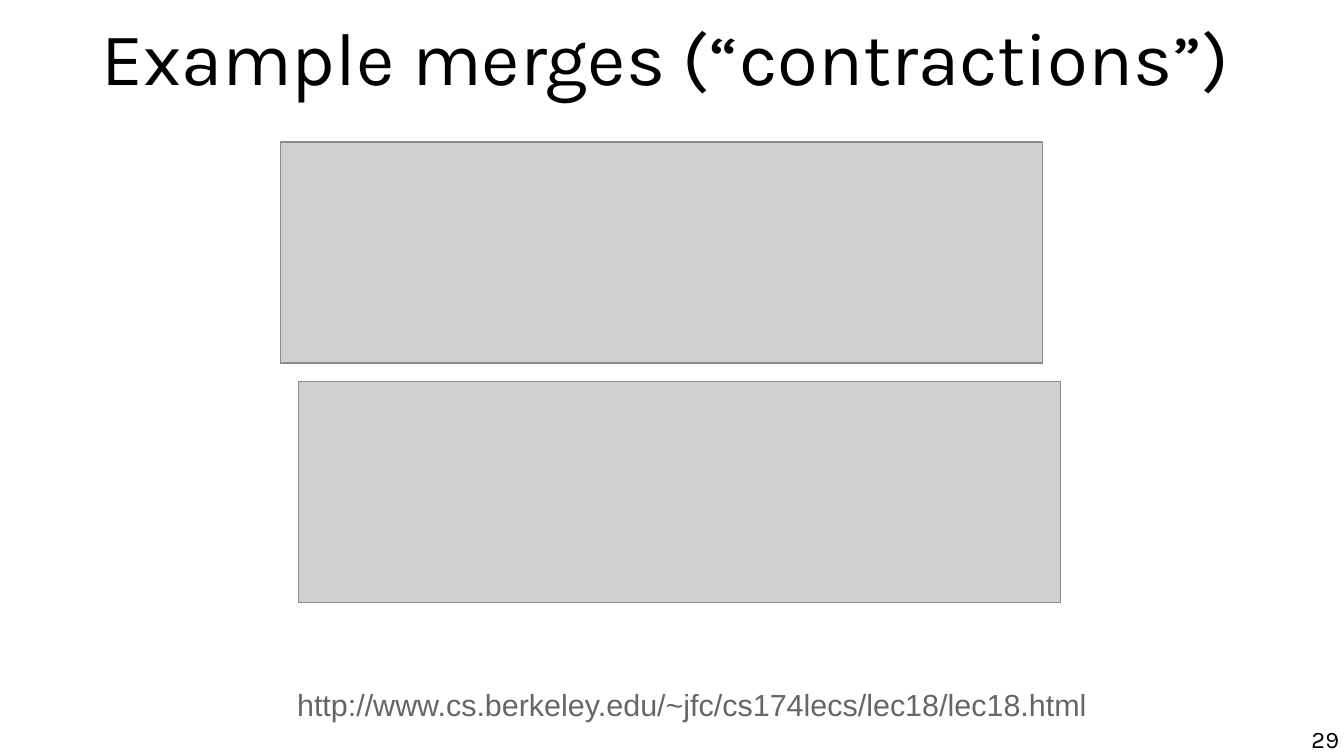
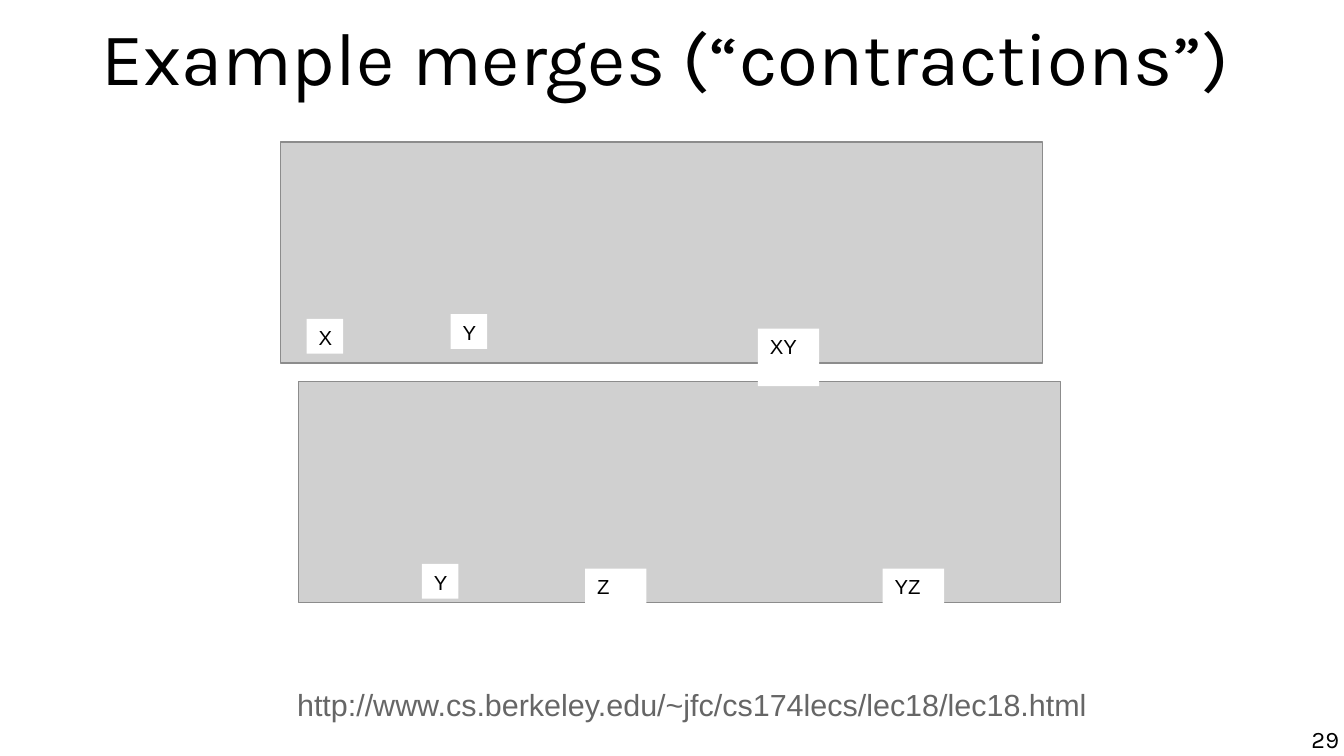
Before and after one commit to chatox/networks-science-course, a slide deck: slide 29 of theory/tt10_network_flows.odp. Drawn at 1344x756 pixels with LibreOffice and Linux fonts; fonts in the diff are those of the drawing; grey boxes stand for pictures. Boxes give left, top, right and bottom in pixels: in the first picture for what was removed or moved away, otherwise in the second. Text is boxed around its words. In the diff, an @@ line names an element or a change of style, - is before the commit and + after.

Commit message:
Explanation of contractions

```diff
--- a/theory/tt10_network_flows.odp
+++ b/theory/tt10_network_flows.odp
@@ rectangle added at [306,318,343,354], fill #FFFFFF, 12 pt, text #000000 @@
+X
@@ rectangle added at [451,315,488,350], fill #FFFFFF, 12 pt, text #000000 @@
+Y
@@ rectangle added at [757,328,818,385], fill #FFFFFF, 12 pt, text #000000 @@
+XY
@@ rectangle added at [422,563,459,599], fill #FFFFFF, 12 pt, text #000000 @@
+Y
@@ rectangle added at [585,568,646,626], fill #FFFFFF, 12 pt, text #000000 @@
+Z
@@ rectangle added at [883,568,944,626], fill #FFFFFF, 12 pt, text #000000 @@
+YZ
```
Also in this commit, not shown: 9 other slides changed, 1 other file.
